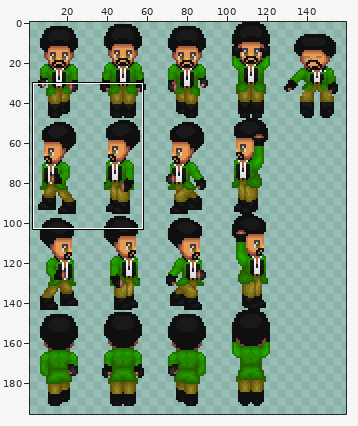
File history of a sprite sheet, img/characters/MV_FF13_Sazh.png. The first picture is a wide view before the edit; the outline marks the close-up.
Close-up. Before the edit:
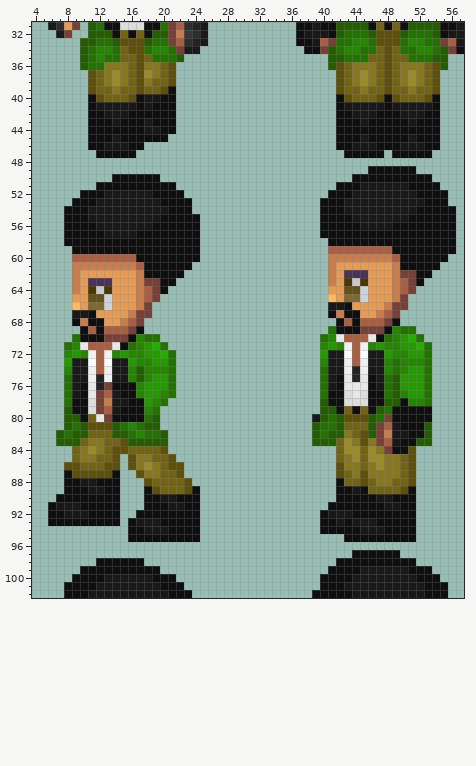
The file is 384x384 pixels. Colours within 5 levels of each other are drawn and written as one. Shown: x 4..57, y 31..102. The wide view leaves out empty margins. The commit also changed other parts of the picture, which this record leaves out.
New version:
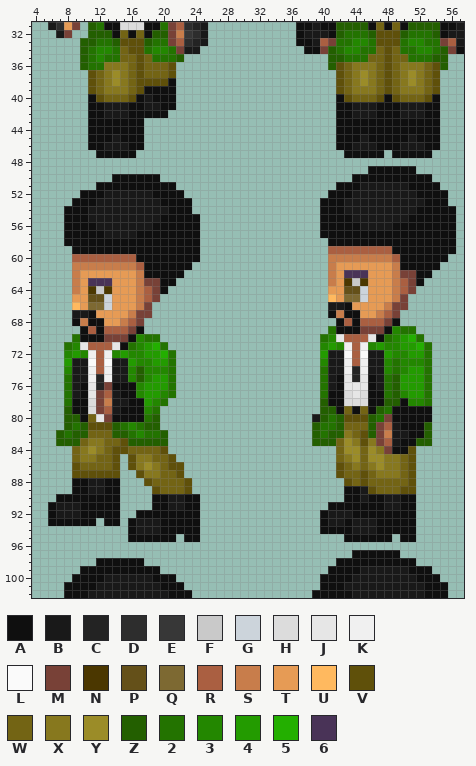
Palette (. is transparent): A #0f0f0f  B #191919  C #232323  D #2d2d2d  E #373737  F #c9c9c9  G #ccd4db  H #dcdcdc  J #e6e6e6  K #f0f0f0  L #fafafa  M #784137  N #4b3700  P #645019  Q #7d6932  R #aa5f41  S #c87d4b  T #e69b55  U #ffb95f  V #5f500a  W #736414  X #87781e  Y #9b8c28  Z #235f00  2 #237300  3 #238700  4 #239b00  5 #23af00  6 #493357
The exact change:
y 36: x 18..19 XX -> WW
y 37: x 18..19 YX -> WW
y 38: x 18..21 XWWV -> VVVA
y 39: x 13 W -> X; x 15 W -> X; x 18..20 WWV -> AAA; x 44 W -> X; x 46 W -> X; x 50 W -> X; x 52 W -> X
y 40: x 19 B -> A
y 41: x 12 B -> A; x 16 B -> A; x 19 A -> B; x 43 B -> A; x 47 B -> A; x 49 B -> A; x 53 B -> A
y 42: x 21 A -> .
y 43: x 14 B -> A; x 18..21 BAAA -> ....; x 45 B -> A; x 51 B -> A
y 44: x 18..21 BBAA -> ....
y 45: x 18..20 AAA -> ...
y 86: x 8 V -> .; x 13 V -> W; x 43 X -> W
y 87: x 8 A -> .; x 14 A -> V; x 44 X -> W; x 46 X -> W
y 88: x 8 A -> .; x 10 B -> A; x 12 A -> B; x 42..43 AW -> .V; x 47..48 XX -> WW
y 89: x 8 A -> .; x 18 A -> .; x 24 A -> .; x 42 A -> .; x 44..46 BAW -> ABV; x 51 A -> V
y 90: x 18 A -> .; x 20 B -> A; x 22 A -> B; x 42 A -> .; x 45 A -> B; x 47 B -> A; x 49 A -> B
y 91: x 18 A -> .
y 92: x 7 A -> B; x 10 B -> A
y 93: x 12 A -> .; x 41 A -> B
y 94: x 17 A -> B; x 20 B -> A; x 44 A -> B; x 47 B -> A
y 95: x 22 A -> .; x 49 A -> .
Pixel boxes of the changes (left, top, right, bottom) in both close-ups:
changed: (96, 62, 176, 142)
changed: (344, 86, 432, 126)
changed: (56, 462, 200, 542)
changed: (328, 462, 416, 542)
